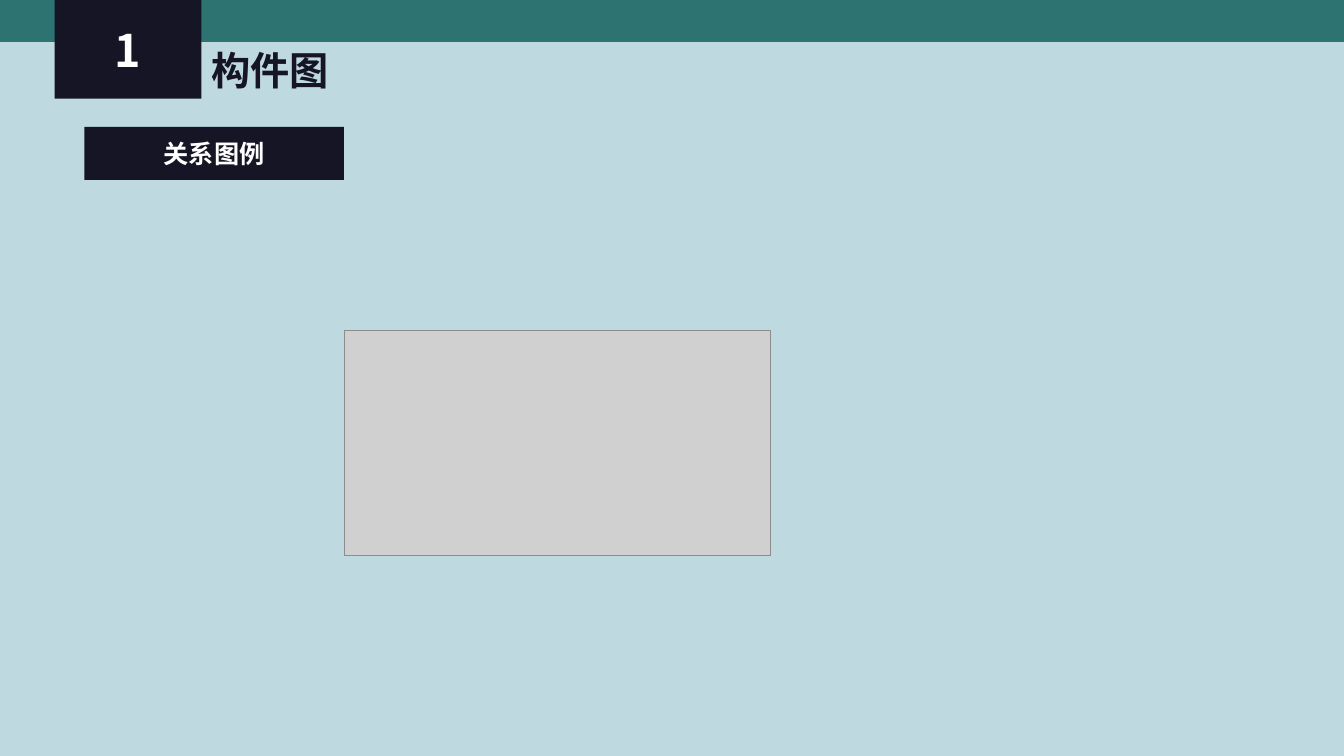
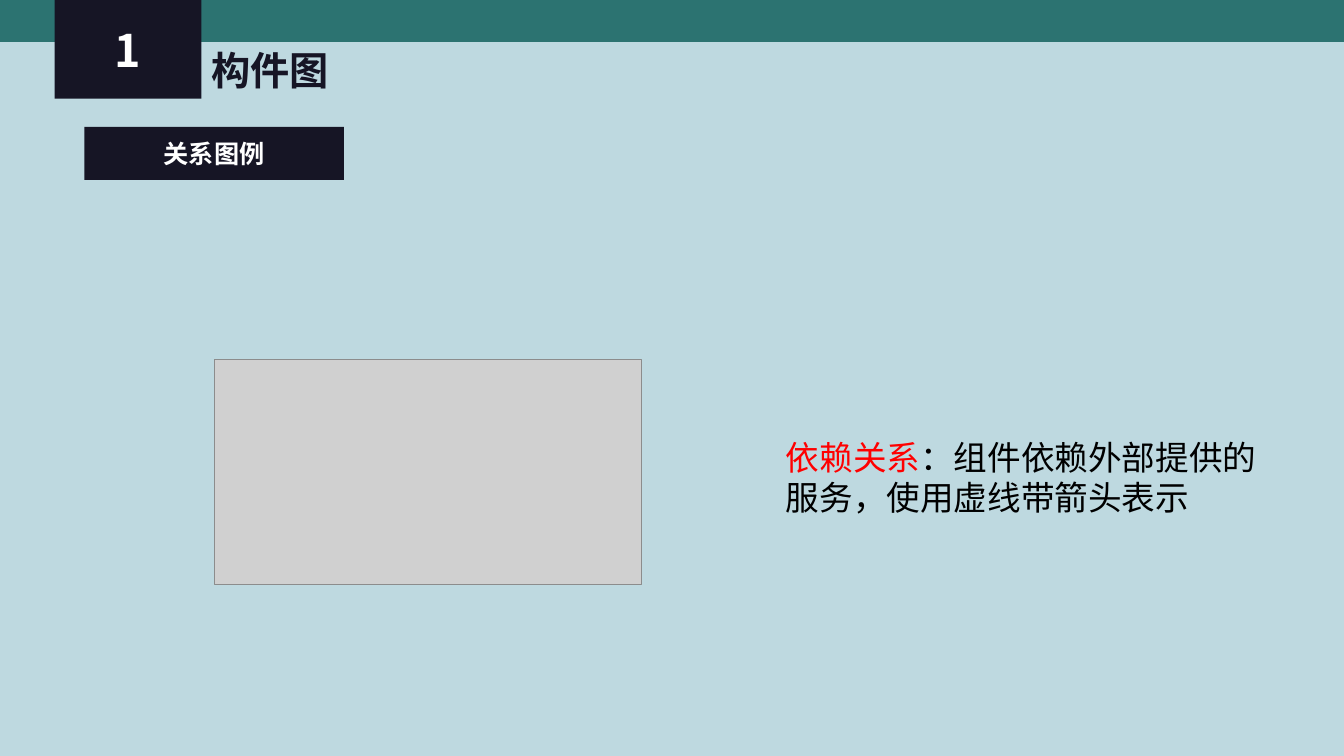
Before and after one commit to PRD-2018-G04/PRD-2018-G04, a slide deck: slide 13 of G04项目组/受控文档/翻转课堂PPT/PRD2018-G04-UML 基础Ⅲ.ppt (slide 14 before the commit). Drawn at 1344x756 pixels with LibreOffice and Linux fonts; fonts in the diff are those of the drawing; grey boxes stand for pictures. Boxes give left, top, right and bottom in pixels: in the first picture for what was removed or moved away, otherwise in the second. Text is boxed around its words. In the diff, an @@ line names an element or a change of style, - is before the commit and + after.

```diff
--- a/G04项目组/受控文档/翻转课堂PPT/PRD2018-G04-UML 基础Ⅲ.ppt
+++ b/G04项目组/受控文档/翻转课堂PPT/PRD2018-G04-UML 基础Ⅲ.ppt
@@ picture: place and size @@
-picture at bbox=[344, 330, 771, 555]
+picture at bbox=[215, 360, 642, 584]
@@ text added at bbox=[786, 441, 1256, 514], 24 pt, text #000000 @@
+依赖关系：组件依赖外部提供的服务，使用虚线带箭头表示
```
Also in this commit, not shown: 14 other slides changed, 5 slides added.
